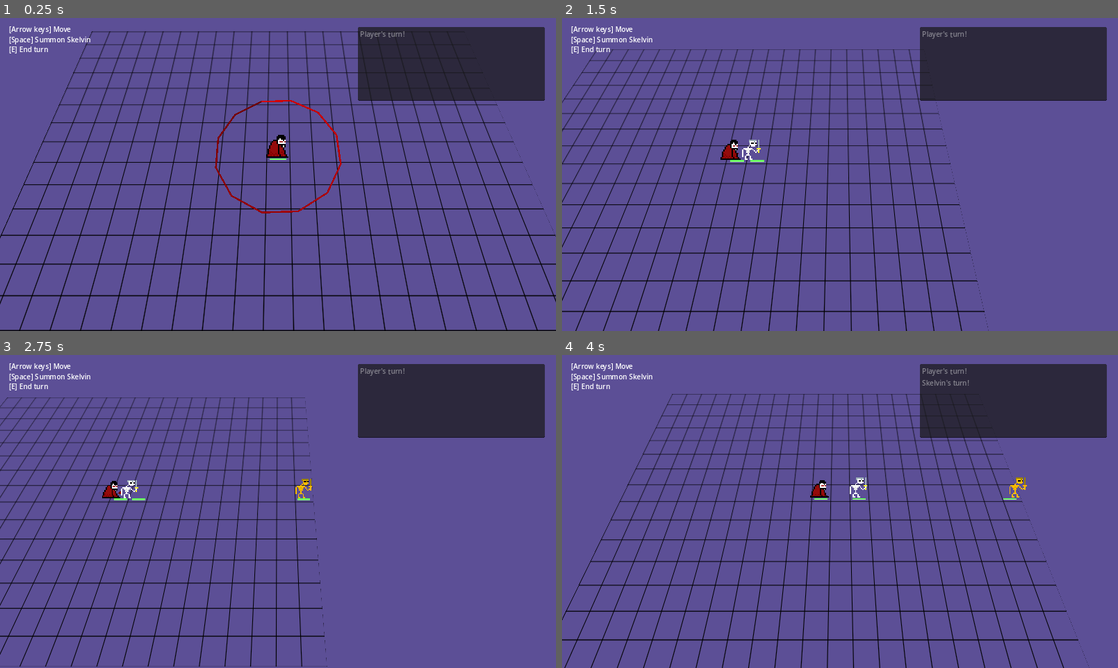
Above: before the commit, frames 1-4 (two rows, left to right).
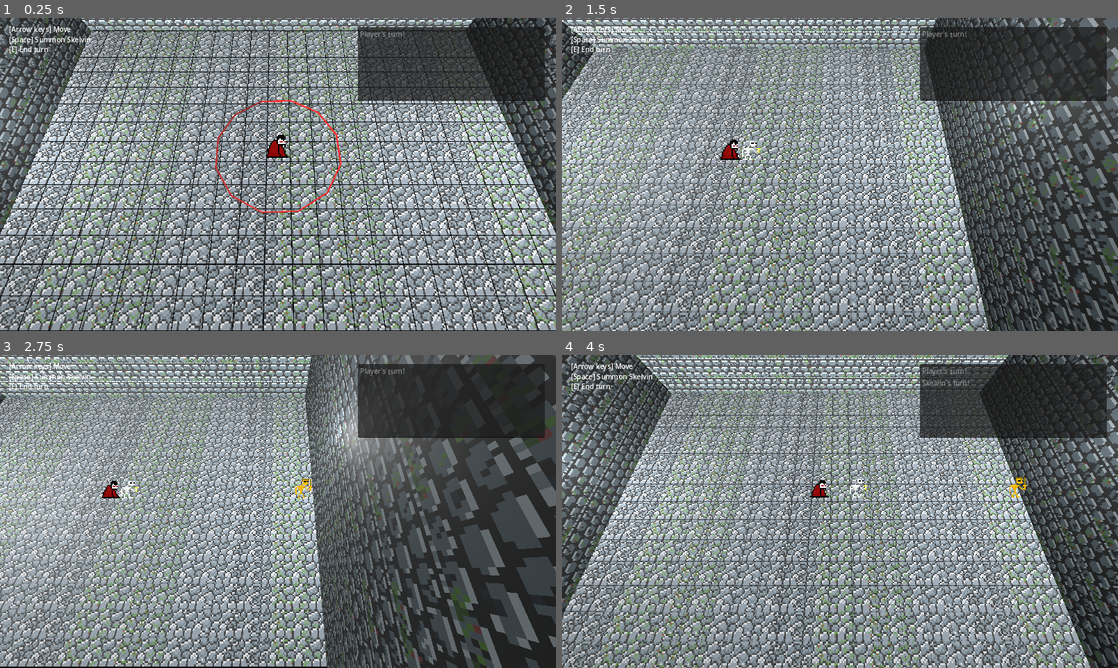
Above: after the commit, the same moments.

Repository: FlamingRat/ldjam55
Game: Godot game, scene res://levels/overworld.tscn
Two runs of this game, one before a commit and one after it. Both use one fixed random seed, a clock stepped at 60 frames per second and the inputs below.
Inputs:
- Up to frame 1 (0.25 s): no input
- Up to frame 2 (1.5 s): tap Enter (ui_accept) at 0.5, 0.77 s; hold Right (ui_right) 0.53-1.28 s; tap E (end_turn) at 0.6, 1.35 s; hold Down (ui_down) from 1.28 s (still down)
- Up to frame 3 (2.75 s): tap Enter (ui_accept) at 1.52 s; release Down (ui_down) at 2.03 s; hold Right (ui_right) from 2.03 s (still down); tap E (end_turn) at 2.1 s
- Up to frame 4 (4 s): release Right (ui_right) at 2.78 s; hold Up (ui_up) 2.78-3.53 s; tap E (end_turn) at 2.85, 3.6 s; tap Enter (ui_accept) at 3.02, 3.77 s; hold Left (ui_left) from 3.53 s (still down)

The runs differ from the first frame. In frame 1, 94% of the frame differs, in the area x 0-100%, y 0-100%; in frame 2, 94%; in frame 3, 94%; in frame 4, 95%.

Commit message:
Add walls and floor textures

Diff:
--- /dev/null
+++ b/levels/overworld.gdshader
@@ -0,0 +1,11 @@
+shader_type spatial;
+
+uniform sampler2D tex : repeat_enable;
+
+void fragment() {
+}
+
+//void light() {
+	// Called for every pixel for every light affecting the material.
+	// Uncomment to replace the default light processing function with this one.
+//}
--- a/levels/overworld.tscn
+++ b/levels/overworld.tscn
@@ -7,6 +7,45 @@
 [ext_resource type="Script" path="res://enemies/spawner.gd" id="3_r3tab"]
 [ext_resource type="Script" path="res://common/character_turn_listener.gd" id="5_6jcuj"]
 [ext_resource type="Script" path="res://ui/log.gd" id="6_c8um8"]
+[ext_resource type="Texture2D" uid="uid://c4hnbbj2m6iaj" path="res://ui/vamper_walls.png" id="9_5nfgd"]
+[ext_resource type="Texture2D" uid="uid://kt057pvlb8b2" path="res://ui/vamper-tiles.png" id="9_p8bsw"]
+
+[sub_resource type="Animation" id="Animation_1tngm"]
+resource_name = "new_animation"
+loop_mode = 1
+tracks/0/type = "value"
+tracks/0/imported = false
+tracks/0/enabled = true
+tracks/0/path = NodePath(".:modulate")
+tracks/0/interp = 1
+tracks/0/loop_wrap = true
+tracks/0/keys = {
+"times": PackedFloat32Array(0, 0.4, 0.6, 1),
+"transitions": PackedFloat32Array(1, 1, 1, 1),
+"update": 0,
+"values": [Color(1, 1, 1, 1), Color(1, 1, 1, 0), Color(1, 1, 1, 0), Color(1, 1, 1, 1)]
+}
+
+[sub_resource type="Animation" id="Animation_q3vdr"]
+length = 0.001
+tracks/0/type = "value"
+tracks/0/imported = false
+tracks/0/enabled = true
+tracks/0/path = NodePath(".:modulate")
+tracks/0/interp = 1
+tracks/0/loop_wrap = true
+tracks/0/keys = {
+"times": PackedFloat32Array(0),
+"transitions": PackedFloat32Array(1),
+"update": 0,
+"values": [Color(1, 1, 1, 1)]
+}
+
+[sub_resource type="AnimationLibrary" id="AnimationLibrary_ymuj8"]
+_data = {
+"RESET": SubResource("Animation_q3vdr"),
+"new_animation": SubResource("Animation_1tngm")
+}
 
 [sub_resource type="ProceduralSkyMaterial" id="ProceduralSkyMaterial_i1tj0"]
 sky_top_color = Color(1, 1, 1, 1)
@@ -16,18 +55,88 @@
 
 [sub_resource type="Environment" id="Environment_knx1d"]
 background_mode = 1
-background_color = Color(0.0862745, 0.0745098, 0.141176, 1)
-background_energy_multiplier = 4.17
 sky = SubResource("Sky_yolmc")
 ambient_light_source = 3
 
+[sub_resource type="FastNoiseLite" id="FastNoiseLite_7smoa"]
+offset = Vector3(0.5, 0.5, 0.5)
+fractal_gain = 0.75
+domain_warp_enabled = true
+
+[sub_resource type="NoiseTexture2D" id="NoiseTexture2D_up3ka"]
+height = 64
+in_3d_space = true
+seamless = true
+as_normal_map = true
+bump_strength = 26.8
+noise = SubResource("FastNoiseLite_7smoa")
+
+[sub_resource type="FastNoiseLite" id="FastNoiseLite_buhdh"]
+
+[sub_resource type="NoiseTexture2D" id="NoiseTexture2D_vellx"]
+invert = true
+seamless = true
+noise = SubResource("FastNoiseLite_buhdh")
+
+[sub_resource type="StandardMaterial3D" id="StandardMaterial3D_3tuhe"]
+albedo_texture = ExtResource("9_p8bsw")
+albedo_texture_force_srgb = true
+normal_texture = SubResource("NoiseTexture2D_up3ka")
+rim_tint = 0.54
+rim_texture = SubResource("NoiseTexture2D_vellx")
+heightmap_scale = 16.0
+heightmap_texture = ExtResource("9_p8bsw")
+uv1_scale = Vector3(0.12, 1, 1)
+uv1_offset = Vector3(0.5, 0, 0.5)
+uv1_triplanar = true
+uv1_triplanar_sharpness = 0.999999
+uv2_scale = Vector3(0.12, 1, 1)
+uv2_offset = Vector3(0.5, 0, 0.5)
+texture_filter = 0
+
+[sub_resource type="PlaneMesh" id="PlaneMesh_nlgnt"]
+material = SubResource("StandardMaterial3D_3tuhe")
+size = Vector2(21, 15)
+
+[sub_resource type="StandardMaterial3D" id="StandardMaterial3D_hqs35"]
+albedo_texture = ExtResource("9_5nfgd")
+albedo_texture_force_srgb = true
+uv1_scale = Vector3(0.12, 1, 1)
+uv1_triplanar = true
+texture_filter = 0
+
+[sub_resource type="BoxMesh" id="BoxMesh_4ghgy"]
+material = SubResource("StandardMaterial3D_hqs35")
+size = Vector3(21, 10, 1)
+
+[sub_resource type="StandardMaterial3D" id="StandardMaterial3D_8u3rw"]
+albedo_texture = ExtResource("9_5nfgd")
+albedo_texture_force_srgb = true
+uv1_scale = Vector3(0.12, 1, 0.12)
+uv1_triplanar = true
+uv1_world_triplanar = true
+texture_filter = 0
+
+[sub_resource type="BoxMesh" id="BoxMesh_1s0rp"]
+material = SubResource("StandardMaterial3D_8u3rw")
+size = Vector3(1, 10, 15)
+
 [node name="Overworld" type="Node3D"]
 
-[node name="Sprite3D" type="Sprite3D" parent="."]
-transform = Transform3D(1, 0, 0, 0, 1, 0, 0, 0, 1, 0, -0.05, 0)
+[node name="Grid" type="Sprite3D" parent="."]
 pixel_size = 0.0313
 axis = 1
+texture_filter = 0
+render_priority = 2
 texture = ExtResource("2_jwiha")
+
+[node name="AnimationPlayer" type="AnimationPlayer" parent="Grid"]
+deterministic = true
+libraries = {
+"": SubResource("AnimationLibrary_ymuj8")
+}
+autoplay = "new_animation"
+speed_scale = 0.2
 
 [node name="Player" parent="." instance=ExtResource("2_7cvbh")]
 
@@ -72,4 +181,33 @@
 [Space] Summon Skelvin
 [E] End turn"
 
+[node name="FloorTexture" type="MeshInstance3D" parent="."]
+mesh = SubResource("PlaneMesh_nlgnt")
+
+[node name="Backwall" type="MeshInstance3D" parent="."]
+transform = Transform3D(1, 0, 0, 0, 1, 0, 0, 0, 1, 0, 5, -8)
+mesh = SubResource("BoxMesh_4ghgy")
+
+[node name="Leftwall" type="MeshInstance3D" parent="."]
+transform = Transform3D(1, 0, 0, 0, 1, 0, 0, 0, 1, -11, 5, 0)
+mesh = SubResource("BoxMesh_1s0rp")
+
+[node name="OmniLight3D" type="OmniLight3D" parent="."]
+transform = Transform3D(1, 0, 0, 0, 1, 0, 0, 0, 1, -9.93694, 2.69747, 0)
+light_energy = 9.657
+light_indirect_energy = 6.688
+omni_range = 21.89
+omni_attenuation = 0.0647041
+
+[node name="Rightwall" type="MeshInstance3D" parent="."]
+transform = Transform3D(1, 0, 0, 0, 1, 0, 0, 0, 1, 11, 5, 0)
+mesh = SubResource("BoxMesh_1s0rp")
+
+[node name="OmniLight3D2" type="OmniLight3D" parent="."]
+transform = Transform3D(1, 0, 0, 0, 1, 0, 0, 0, 1, 10.2224, 4.14493, 0)
+light_energy = 9.657
+light_indirect_energy = 6.688
+omni_range = 21.89
+omni_attenuation = 0.0647041
+
 [connection signal="on_turn" from="Spawner/CharacterTurnListener" to="Spawner" method="_on_character_turn_listener_on_turn"]
Not shown: 1 places in levels/overworld.tscn that only renumber resources
Binary file added: ui/vamper-tiles.png
Not shown, added: ui/vamper-tiles.png.import
Binary file added: ui/vamper_walls.png
Not shown, added: ui/vamper_walls.png.import
